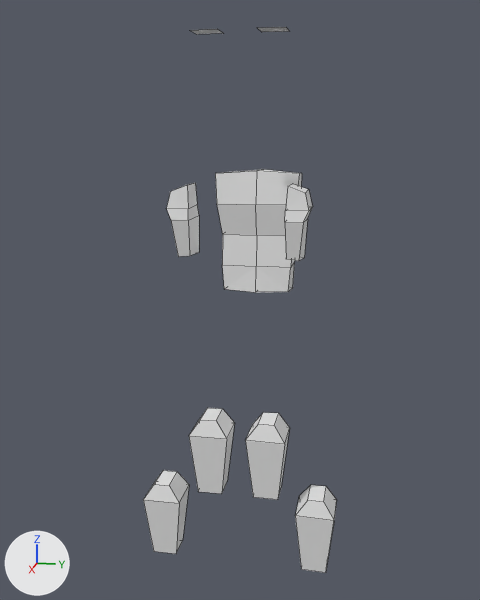
The Blender file lowpolycharacter.blend: old version first, new version second.
The view is the same before and after, from a 50 mm lens placed at (3.07, 0.52, 1.56), pointed at (0.25, -0.04, 0.86). The axes (+X, +Y, +Z) are drawn at lower left. The lights are the same throughout. Mesh edges are drawn as thin lines.

The first picture shows 'Arms', 'Torso'.
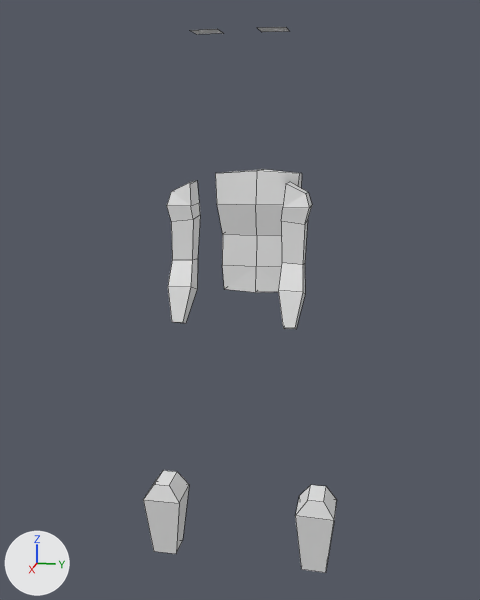
Edits to the bpy script that builds the scene:
```text
Change me_cube_001:
    used by ob_arms; location = (0.0, 0.0, 0.0)
    remove me_cube_001.from_pydata(...)  # 51 vertices, 36 faces, 1 loose edge; spans x 0.37..0.54, y 0.04..0.42, z -0.28..1.95
    add me_cube_001.from_pydata(...)  # 44 vertices, 35 faces; spans x 0.37..0.61, y 0.07..0.42, z -0.28..1.95
    me_cube_001 part 1: the loose piece of 16 vertices spanning x 0.37..0.54, y 0.18..0.28, z 1.08..1.38 is rebuilt with 16 vertices and now spans x 0.4..0.53, y 0.18..0.28, z 1.06..1.39
    me_cube_001 part 2: the loose piece of 12 vertices spanning x 0.37..0.54, y 0.04..0.21, z 0.04..0.39 is deleted
    me_cube_001 part 3
    3 vertices are removed from x 0.37..0.52, y 0.2..0.28, z 1.31..1.38
    1 loose edge is deleted
    12 vertices are added at x 0.44..0.61, y 0.18..0.27, z 0.83..1.08
    10 new faces join them
```

What differs and where, as boxes [x1, y1, x2, y2] in the pictures (480 x 600 px):
part 1 of me_cube_001, rebuilt
    before: [167, 183, 313, 261]
    after: [167, 181, 312, 265]
part 2 of me_cube_001, deleted
    before: [189, 408, 290, 500]
part 3 of me_cube_001, built on
    after: [168, 258, 305, 329]
